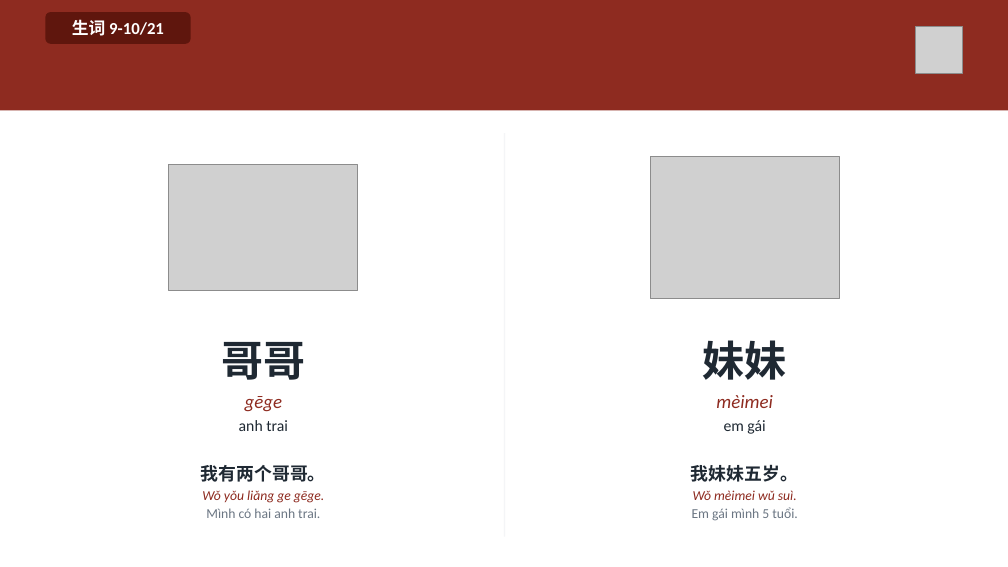
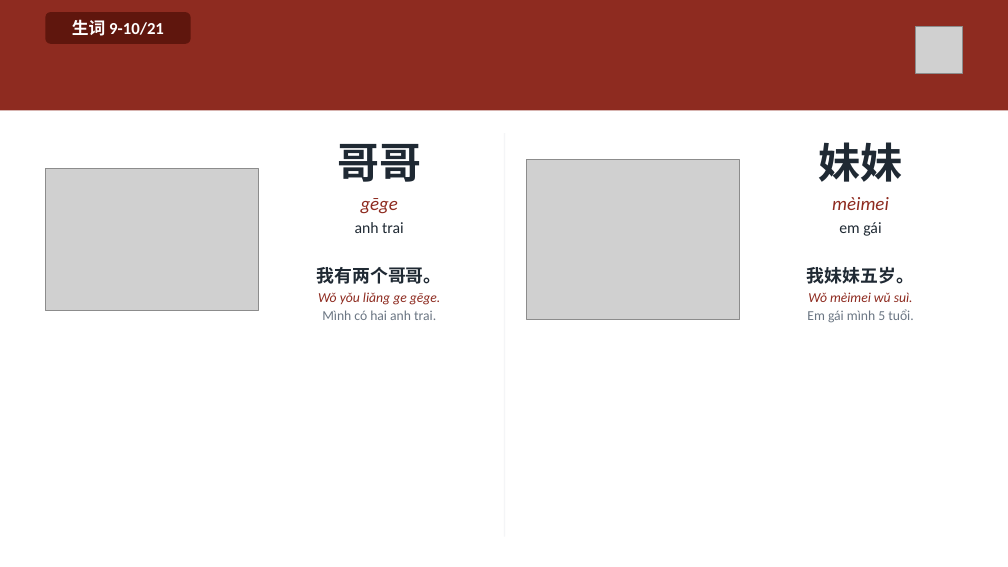
Before and after one commit to HuyenNguyen911/chinese-learning-os, a slide deck: slide 12 of output/hsk1/buoi04_giadinh/slide/Buoi-04-Giadinh.pptx (slide 8 before the commit). Drawn at 1008x567 pixels with LibreOffice and Linux fonts; fonts in the diff are those of the drawing; grey boxes stand for pictures. Boxes give left, top, right and bottom in pixels: in the first picture for what was removed or moved away, otherwise in the second. Text is boxed around its words. In the diff, an @@ line names an element or a change of style, - is before the commit and + after.

```diff
--- a/output/hsk1/buoi04_giadinh/slide/Buoi-04-Giadinh.pptx
+++ b/output/hsk1/buoi04_giadinh/slide/Buoi-04-Giadinh.pptx
@@ text "哥哥": place and size @@
-text "哥哥" at bbox=[221, 342, 305, 431]
+text "哥哥" at bbox=[337, 144, 421, 233]
@@ text "妹妹": place and size @@
-text "妹妹" at bbox=[703, 340, 787, 434]
+text "妹妹" at bbox=[819, 142, 903, 236]
@@ picture: place and size @@
-picture at bbox=[169, 165, 358, 291]
+picture at bbox=[45, 169, 259, 311]
@@ picture: place and size @@
-picture at bbox=[650, 157, 839, 299]
+picture at bbox=[527, 160, 740, 319]
@@ text "我有两个哥哥。": place and size @@
-text "我有两个哥哥。" at bbox=[201, 465, 326, 518]
+text "我有两个哥哥。" at bbox=[317, 267, 442, 320]
@@ text "我妹妹五岁。": place and size @@
-text "我妹妹五岁。" at bbox=[691, 464, 798, 521]
+text "我妹妹五岁。" at bbox=[807, 266, 914, 323]
```
Also in this commit, not shown: 12 other slides changed, 4 slides added, 39 other files.
